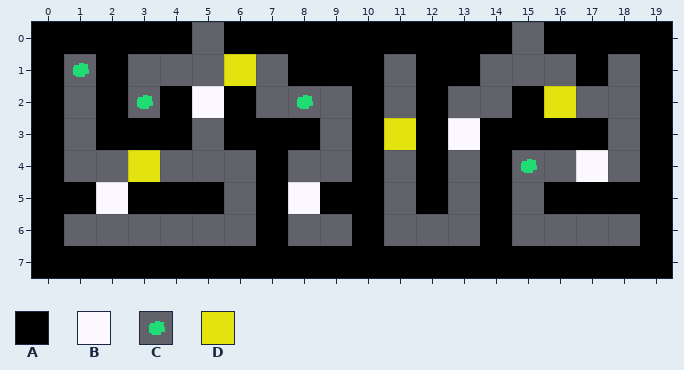
A Tiled map gets an edit: static/maps/test_map.tmx. Above, as it was before the edit.
Cells are 32x32 px. Shown: x 0..19, y 0..7.
Key: from "tiles": A 0, B 1 "1", C 2, D 3 "0".
_ is an empty cell.
Layer "Primary Layer" before, first column x 0:
0 AAAAA_AAAAAAAAA_AAAA
1 ACA___D_AAA_AA___A_A
2 A_ACABA_C_A_A__AD__A
3 A_AAA_AAA_ADABAAAA_A
4 A__D___A__A_A_AC_B_A
5 AABAAA_ABAA_A_A_AAAA
6 A______A__A___A____A
7 AAAAAAAAAAAAAAAAAAAA
The same view after the edit:
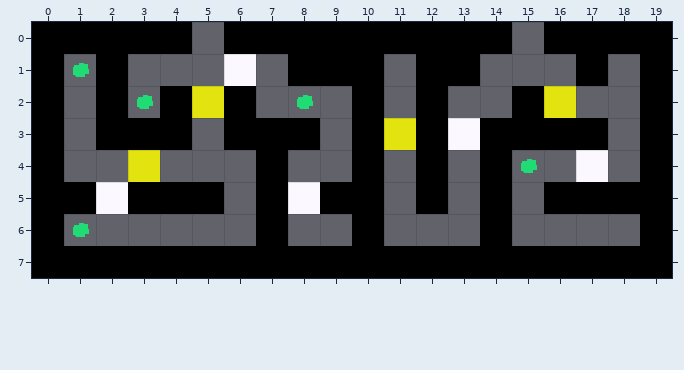
The exact change:
{"where": "layer \"Primary Layer\""}
{"y":1,"x":6,"old":"D","new":"B"}
{"y":2,"x":5,"old":"B","new":"D"}
{"y":6,"x":1,"old":"_","new":"C"}
{"label":"changed","picture_box":[192,54,256,118]}
{"label":"added","picture_box":[73,223,89,237]}
